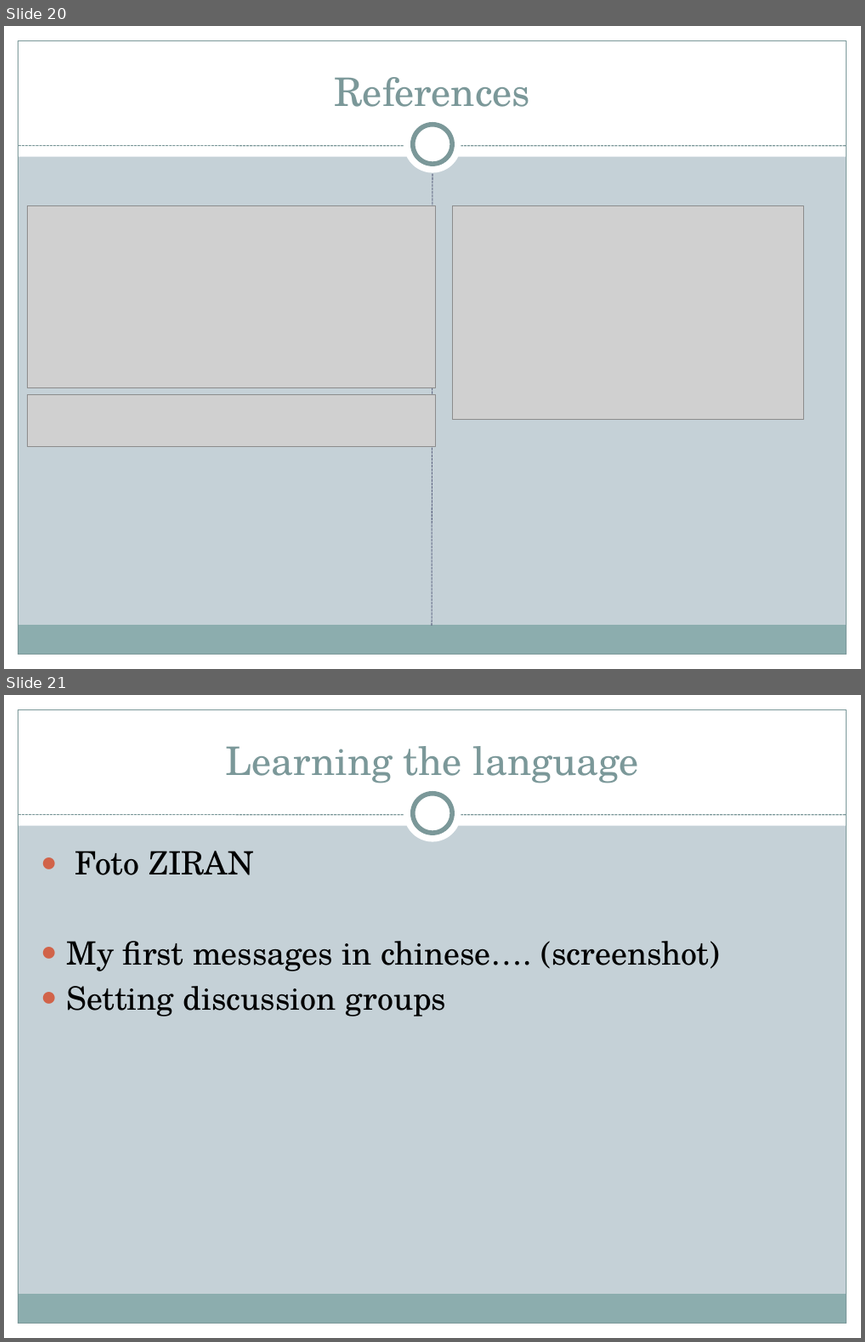
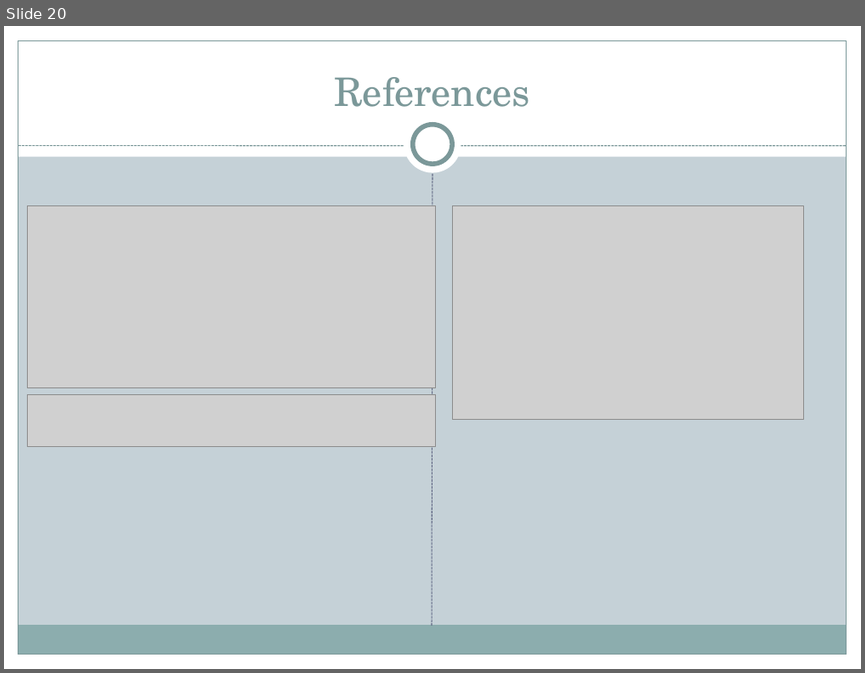
Before and after one commit to JusteRaimbault/MigrationDynamics, a slide deck: Docs/UrbanChina17/Communication/PRD_Agent_Based_Model_UCL.pptx. Shown one above the other, each under a label of ours: slides 20 and 21 before the commit, slide 20 after it. The pictures are 865x1342 and 865x673 pixels, drawn with LibreOffice and Linux fonts; fonts in the diff are those of the drawing; grey boxes stand for pictures; background and template pictures are left out. Boxes give left, top, right and bottom in pixels: in the first picture for what was removed or moved away, otherwise in the second. Text is boxed around its words. In the diff, an @@ line names an element or a change of style, - is before the commit and + after.

```diff
--- a/Docs/UrbanChina17/Communication/PRD_Agent_Based_Model_UCL.pptx
+++ b/Docs/UrbanChina17/Communication/PRD_Agent_Based_Model_UCL.pptx
@@ slide 21 removed at (x1=4, y1=695, x2=861, y2=1338), background #C5D1D7; not listed: 9 template elements that a slide beside it also shows @@
@@ title removed at (x1=226, y1=746, x2=639, y2=783) @@
-Learning the language
@@ text removed at (x1=66, y1=851, x2=721, y2=1016) @@
-● Foto ZIRAN
-● My first messages in chinese…. (screenshot)
-● Setting discussion groups
```
Also in this commit, not shown: 1 slide changed, 1 slide added, 7 other slides removed, 19 other files.
